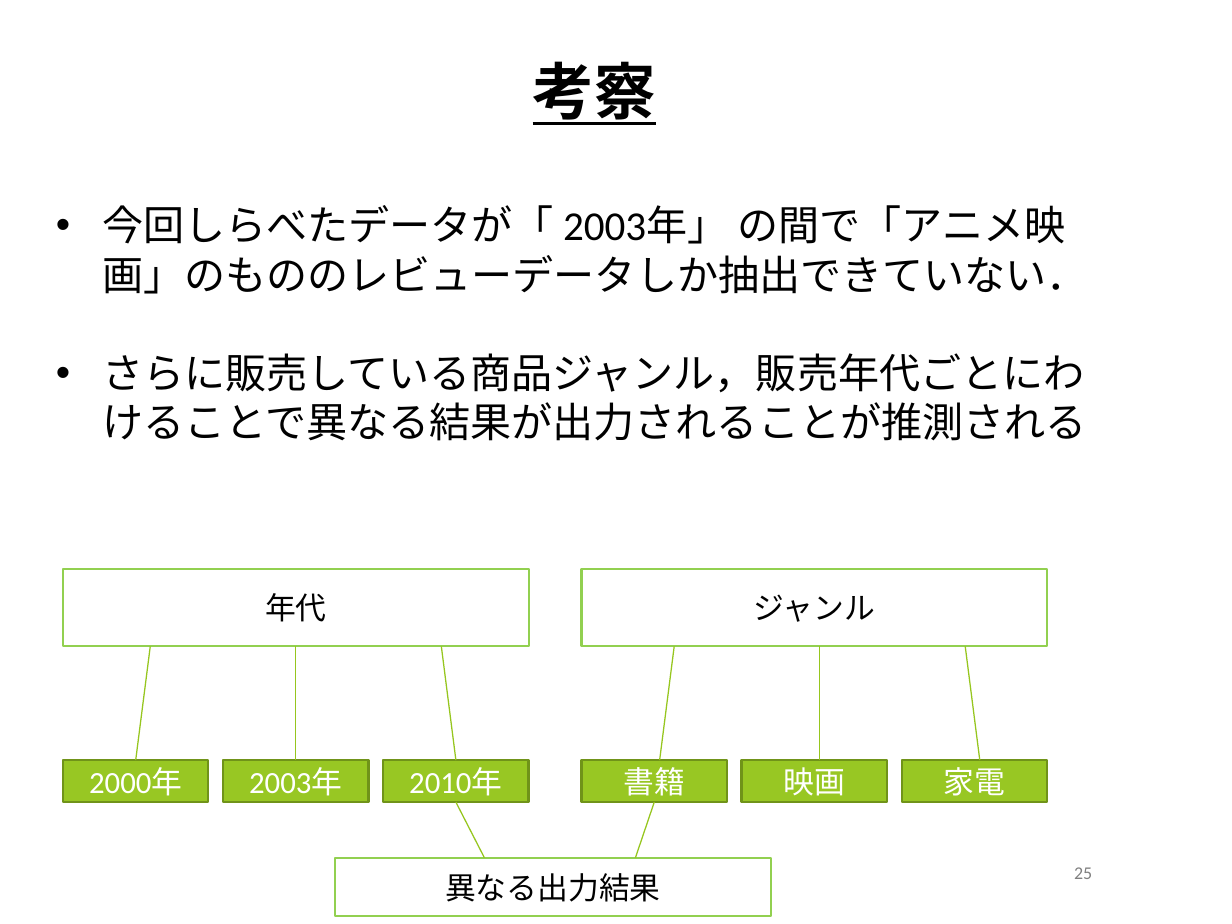
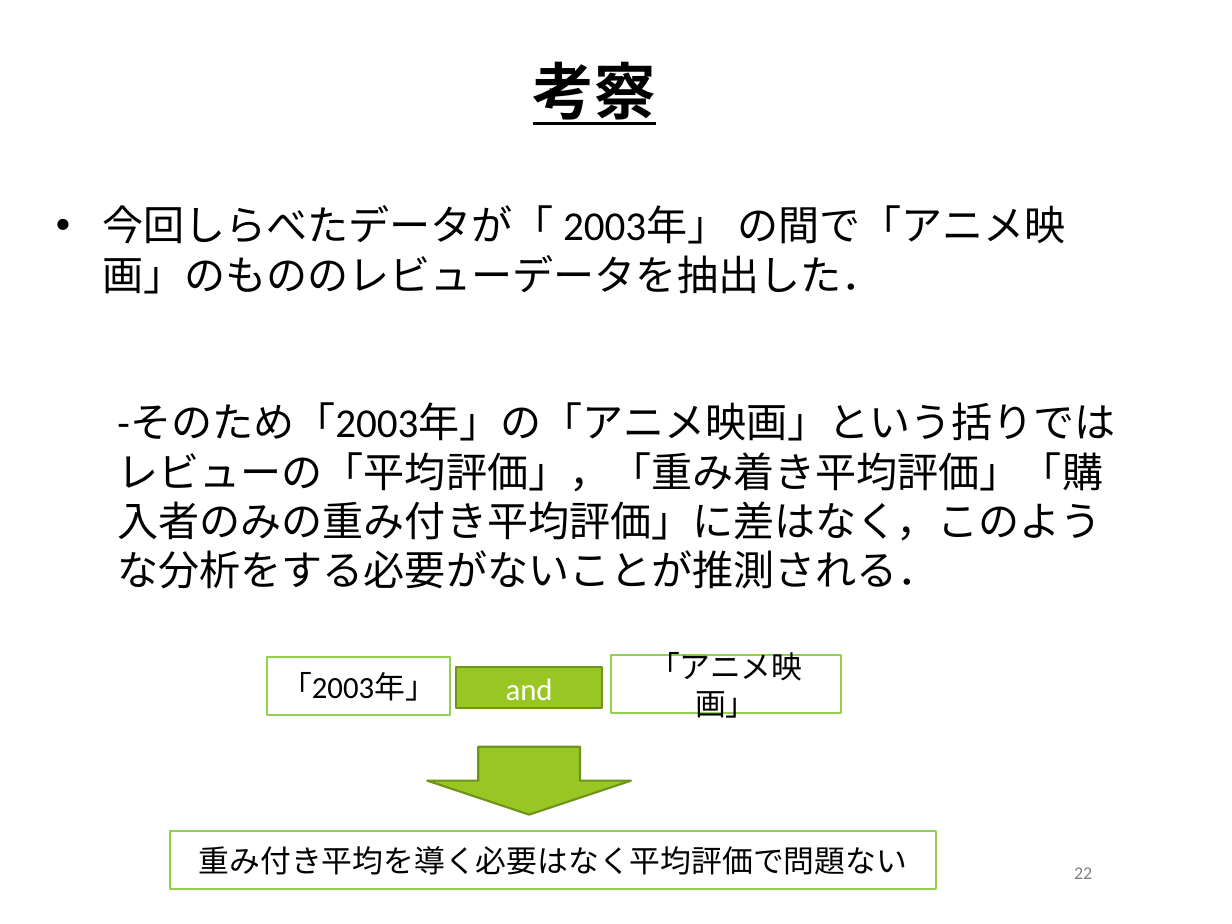
Before and after one commit to keimatsui/kadai, a slide deck: slide 22 of 卒業論文/2014/齋藤勇也/最終発表/卒業論文発表資料.pptx (slide 25 before the commit). Drawn at 1232x924 pixels with LibreOffice and Linux fonts; fonts in the diff are those of the drawing; background and template pictures are left out. Boxes give left, top, right and bottom in pixels: in the first picture for what was removed or moved away, otherwise in the second. Text is boxed around its words. In the diff, an @@ line names an element or a change of style, - is before the commit and + after.

```diff
--- a/卒業論文/2014/齋藤勇也/最終発表/卒業論文発表資料.pptx
+++ b/卒業論文/2014/齋藤勇也/最終発表/卒業論文発表資料.pptx
@@ text at bbox=[102, 205, 1115, 589]: text changed @@
-• 今回しらべたデータが「 2003年」 の間で「アニメ映画」のもののレビューデータしか抽出できていない．
-• さらに販売している商品ジャンル，販売年代ごとにわけることで異なる結果が出力されることが推測される
+• 今回しらべたデータが「 2003年」 の間で「アニメ映画」のもののレビューデータを抽出した．
+  -そのため「2003年」の「アニメ映画」という括りではレビューの「平均評価」，「重み着き平均評価」「購入者のみの重み付き平均評価」に差はなく，このような分析をする必要がないことが推測される．
@@ rectangle removed at bbox=[63, 569, 529, 647] @@
-年代
@@ rectangle removed at bbox=[582, 569, 1047, 647] @@
-ジャンル
@@ line removed from (136, 760) to (150, 647) @@
@@ rectangle "「2003年」": place and size @@
-rectangle "「2003年」" at bbox=[223, 760, 368, 802]
+rectangle "「2003年」" at bbox=[267, 657, 451, 715]
@@ rectangle "「2003年」" at bbox=[267, 657, 451, 715]: fill #98C723 to none; outline #70931A 1.25 pt to #92D050 1.25 pt @@
@@ line removed from (296, 760) to (296, 647) @@
@@ line removed from (456, 760) to (441, 647) @@
@@ rectangle added at bbox=[611, 655, 841, 713], outline #92D050 1.25 pt, 18 pt, text #000000 @@
+「アニメ映画」
@@ line removed from (659, 760) to (674, 647) @@
@@ line removed from (819, 760) to (819, 647) @@
@@ line removed from (979, 760) to (965, 647) @@
@@ text in rectangle at bbox=[281, 672, 436, 701]: text changed; text colour #FFFFFF to #000000 @@
-2003年
+「2003年」
@@ rectangle added at bbox=[456, 668, 601, 708], fill #98C723, outline #70931A 1.25 pt, 18 pt, text #FFFFFF @@
+and
@@ down arrow added at bbox=[428, 747, 631, 814], fill #98C723, outline #70931A 1.25 pt @@
@@ rectangle removed at bbox=[63, 760, 208, 802] @@
-2000年
@@ rectangle removed at bbox=[383, 760, 529, 802] @@
-2010年
@@ rectangle removed at bbox=[582, 760, 727, 802] @@
-書籍
@@ rectangle removed at bbox=[742, 760, 887, 802] @@
-映画
@@ rectangle removed at bbox=[902, 760, 1047, 802] @@
-家電
@@ line removed from (456, 802) to (484, 857) @@
@@ line removed from (654, 802) to (636, 857) @@
@@ rectangle added at bbox=[170, 830, 936, 888], outline #92D050 1.25 pt, 18 pt, text #000000 @@
+重み付き平均を導く必要はなく平均評価で問題ない
@@ rectangle removed at bbox=[335, 857, 771, 915] @@
-異なる出力結果
@@ page number at bbox=[1074, 867, 1092, 879]: text changed @@
-25
+22
```
Also in this commit, not shown: 5 other slides changed, 1 slide added, 3 slides removed.
